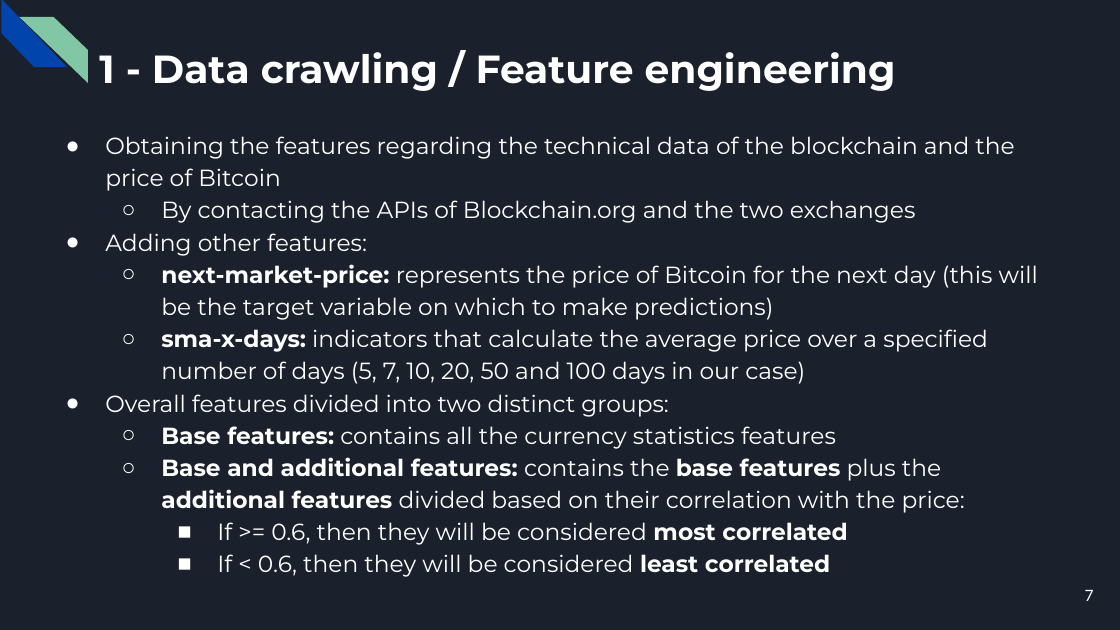
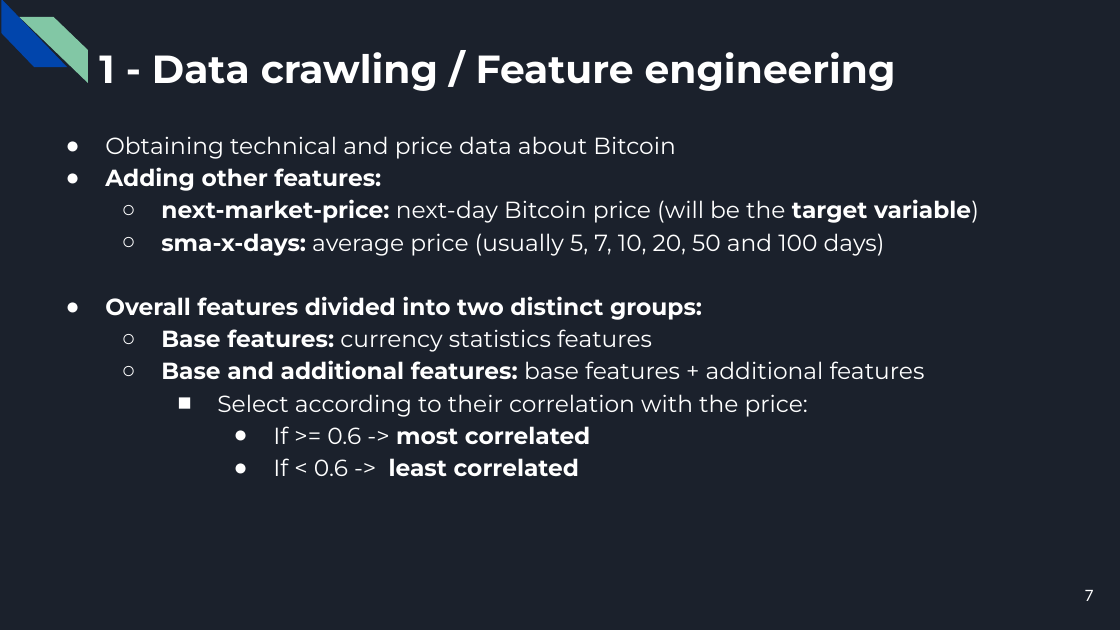
Before and after one commit to CorsiDanilo/bitcoin-price-prediction-with-pyspark, a slide deck: slide 7 of presentation/presentation.pptx. Drawn at 1120x630 pixels with LibreOffice and Linux fonts; fonts in the diff are those of the drawing. Boxes give left, top, right and bottom in pixels: in the first picture for what was removed or moved away, otherwise in the second. Text is boxed around its words. In the diff, an @@ line names an element or a change of style, - is before the commit and + after.

Commit message:
Updating presentation

```diff
--- a/presentation/presentation.pptx
+++ b/presentation/presentation.pptx
@@ text at <box>105,136,675,159</box>: text changed @@
-● Obtaining the features regarding the technical data of the blockchain and the price of Bitcoin
-  ○ By contacting the APIs of Blockchain.org and the two exchanges
+● Obtaining technical and price data about Bitcoin
@@ text at <box>105,167,702,320</box>: bold on in "Adding other features:", "Overall features divided into two distinct groups:" @@
@@ text at <box>161,199,979,256</box>: text changed @@
-  ○ next-market-price: represents the price of Bitcoin for the next day (this will be the target variable on which to make predictions)
-  ○ sma-x-days: indicators that calculate the average price over a specified number of days (5, 7, 10, 20, 50 and 100 days in our case)
+  ○ next-market-price: next-day Bitcoin price (will be the target variable)
+  ○ sma-x-days: average price (usually 5, 7, 10, 20, 50 and 100 days)
@@ text at <box>161,329,925,476</box>: text changed @@
-  ○ Base features: contains all the currency statistics features
-  ○ Base and additional features: contains the base features plus the additional features divided based on their correlation with the price:
-    ■ If >= 0.6, then they will be considered most correlated
-    ■ If < 0.6, then they will be considered least correlated
+  ○ Base features: currency statistics features
+  ○ Base and additional features: base features + additional features
+    ■ Select according to their correlation with the price:
+      ● If >= 0.6 -> most correlated
+      ● If < 0.6 -> least correlated
```
Also in this commit, not shown: 15 other slides changed, 1 slide added, 1 other file.
